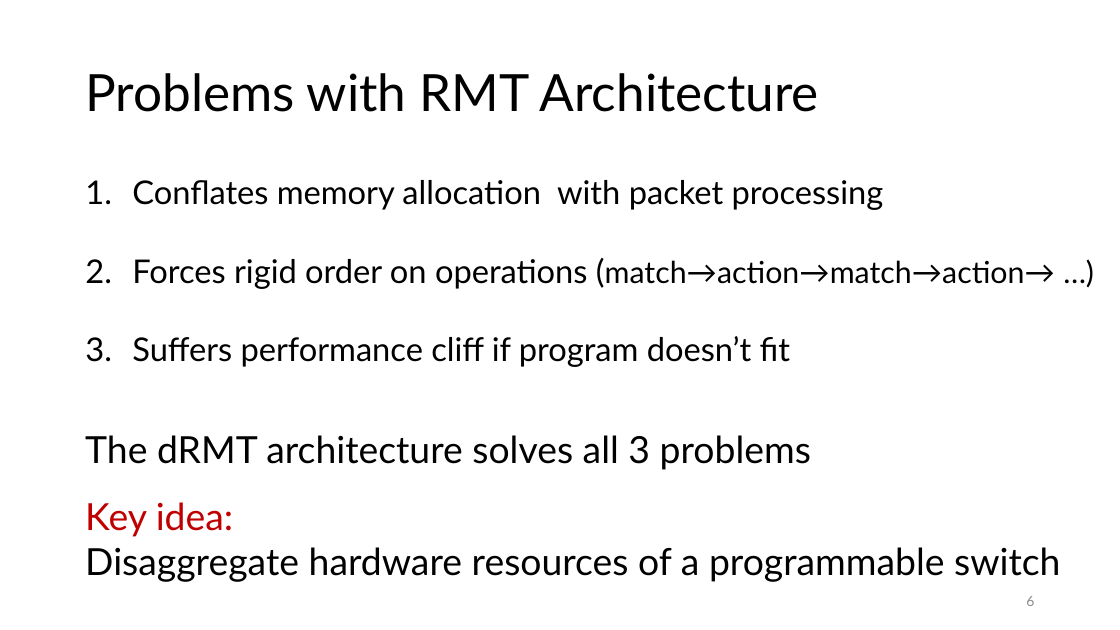
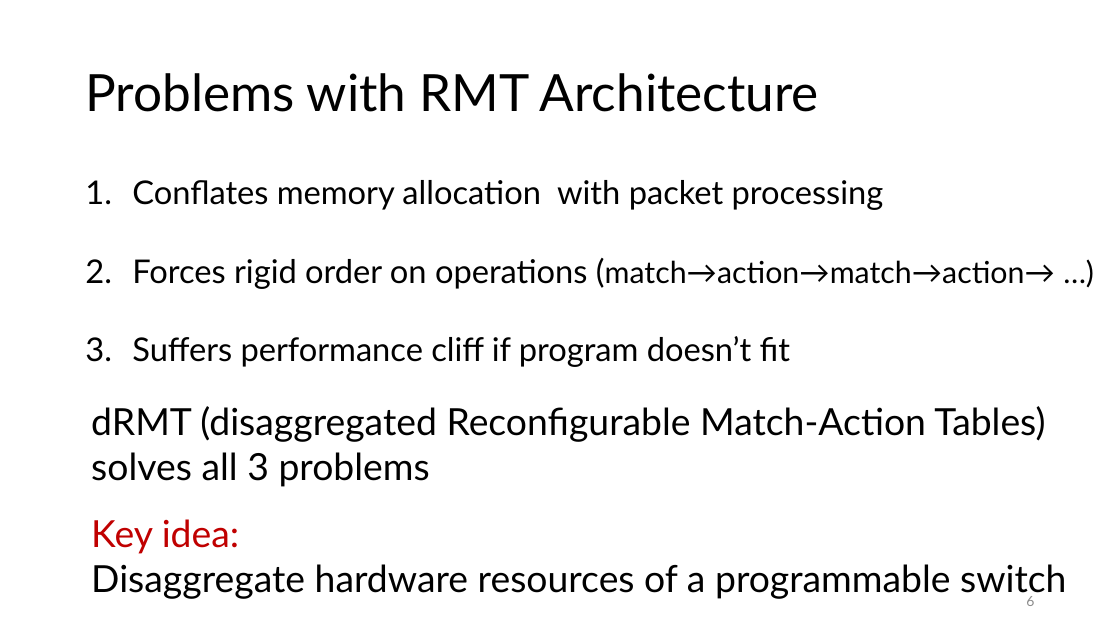
Before and after one commit to anirudhSK/drmt_talk, a slide deck: slide 6 of drmt_sigcomm.pptx. Drawn at 1120x630 pixels with LibreOffice and Linux fonts; fonts in the diff are those of the drawing. Boxes give left, top, right and bottom in pixels: in the first picture for what was removed or moved away, otherwise in the second. Text is boxed around its words. In the diff, an @@ line names an element or a change of style, - is before the commit and + after.

```diff
--- a/drmt_sigcomm.pptx
+++ b/drmt_sigcomm.pptx
@@ text "dRMT (disaggregated Reconfigurable Match-Action Tables) ...": place and size @@
-text "dRMT (disaggregated Reconfigurable Match-Action Tables) ..." at (85, 435, 1060, 582)
+text "dRMT (disaggregated Reconfigurable Match-Action Tables) ..." at (91, 406, 1066, 600)
@@ text at (91, 406, 1045, 487): text changed @@
-The dRMT architecture solves all 3 problems
+dRMT (disaggregated Reconfigurable Match-Action Tables) solves all 3 problems
```
Also in this commit, not shown: 3 other slides changed.
